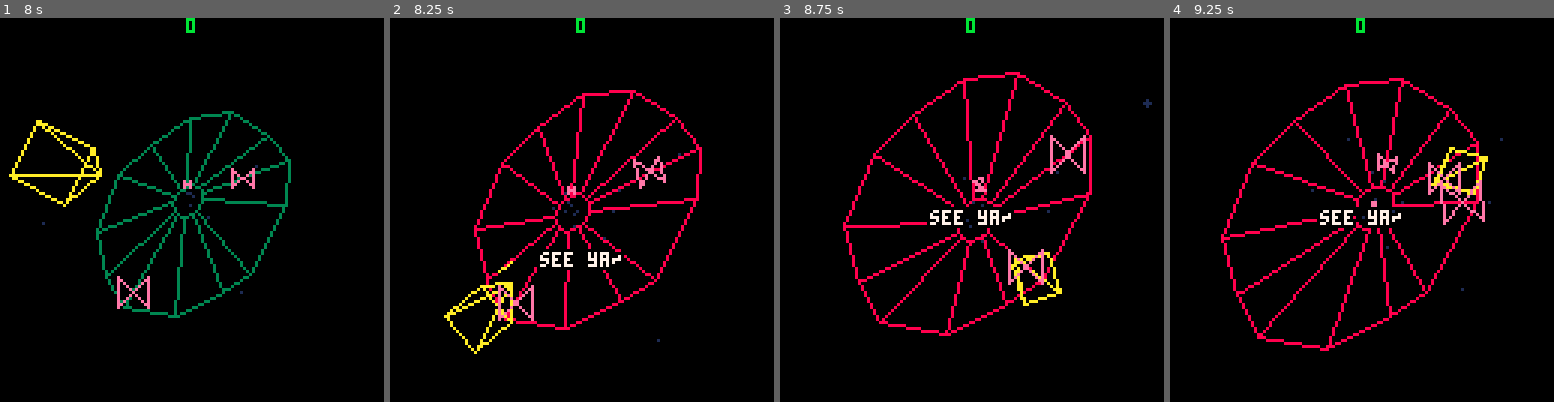
Above: before the commit, frames 1-4 (left to right).
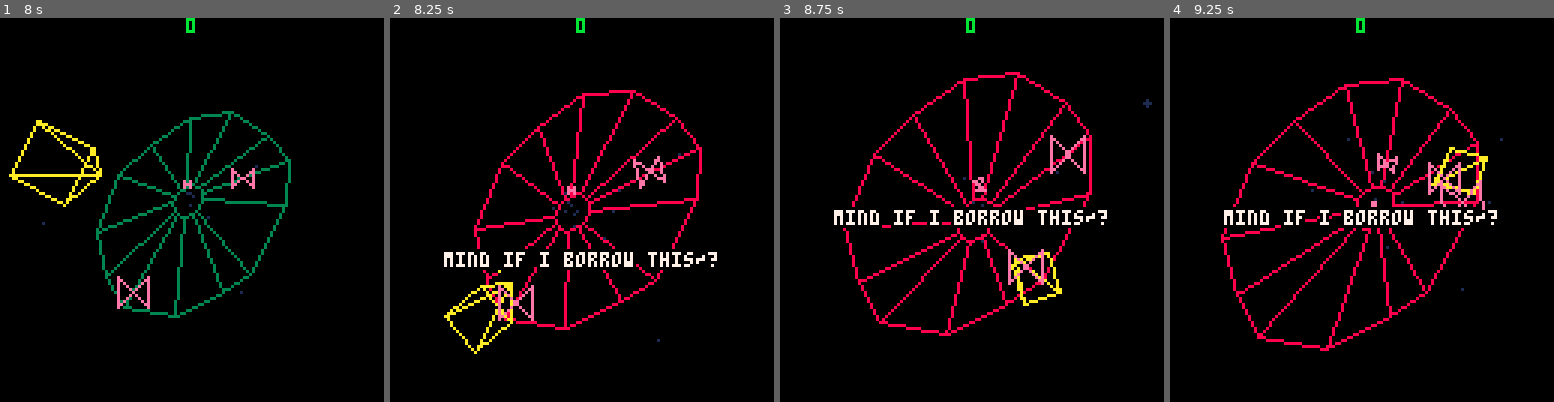
Above: after the commit, the same moments.

Repository: tesselode/web-pilot
Game: PICO-8 cartridge t1k.p8
Same seed, same stepped clock (60 frames per second), same inputs: the game is played once before the commit and once after it.
Inputs:
- Up to frame 1 (8 s): tap X (X key) at 0.33, 0.7, 1.43, 2.58, 3.1, 3.62, 4.13, 4.65, 5.17, 5.68, 6.2, 6.72, 7.23, 7.75 s; tap O (Z key) at 1.07, 1.8, 2.43, 3.07, 3.7, 4.33, 4.97, 5.6, 6.23, 6.87, 7.5 s; hold Right 2.33-3.33 s; hold Right 3.38-4.22 s; hold Right 4.72-5.72 s; hold Left 6.15-6.98 s; hold Right from 7.03 s (still down)
- Up to frame 2 (8.25 s): release Right at 8.03 s; hold Right from 8.08 s (still down); tap O (Z key) at 8.13 s
- Up to frame 3 (8.75 s): keep holding Right; tap X (X key) at 8.27 s
- Up to frame 4 (9.25 s): tap O (Z key) at 8.77 s; tap X (X key) at 8.78 s; release Right at 8.92 s

Frame 1 is identical in both runs. In frame 2, 1.1% of the frame differs, in the area x 14-86%, y 60-66%; in frame 3, 1.2%; in frame 4, 1.2%, in the area x 14-86%, y 49-55%.

Commit message:
more threats

Diff:
--- a/t1k.p8
+++ b/t1k.p8
@@ -73,7 +73,11 @@
 	"see ya~",
 	"goodbye~",
 	"so long~",
-	"it's the end for you~"
+	"it's the end for you~",
+	"nice ship~",
+	"i like your ship~",
+	"mind if i borrow this~?",
+	"he he he~",
 }
 
 -->8
